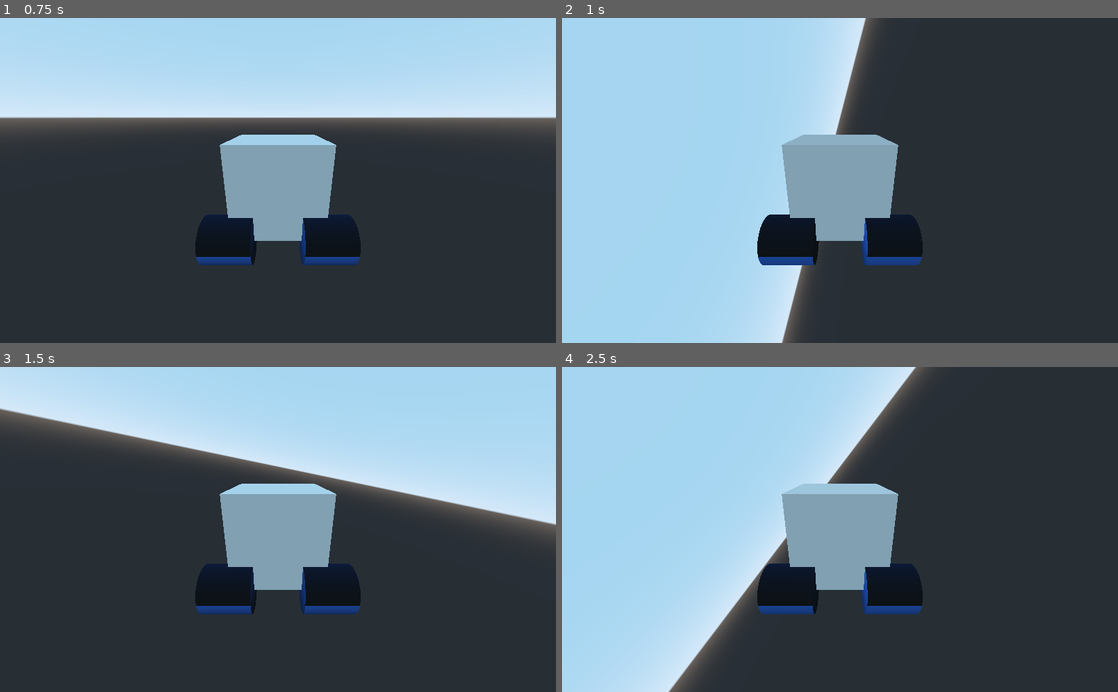
Above: before the commit, frames 1-4 (two rows, left to right).
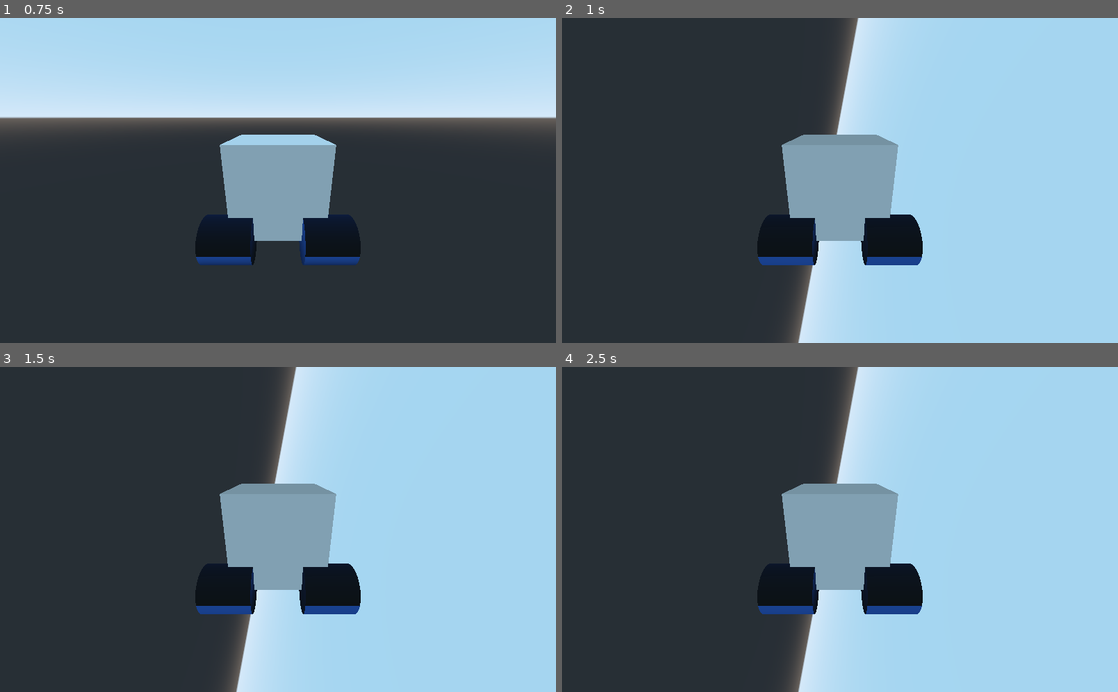
Above: after the commit, the same moments.

Repository: Lurkki14/TorpedoAlliance
Game: Godot game, scene res://Car.tscn
Same seed, same stepped clock (60 frames per second), same inputs: the game is played once before the commit and once after it. The project has no main scene, so this scene is started directly.
Inputs (mouse positions are in pixels of both pictures, inside the frame that each line leads up to):
- Up to frame 1 (0.75 s): tap Enter at 0.5 s; move the mouse to (400, 164) at 0.52 s; hold E (car_roll_right) from 0.53 s (still down)
- Up to frame 2 (1 s): keep holding E (car_roll_right); right-click (962, 164) at 0.77 s
- Up to frame 3 (1.5 s): move the mouse to (166, 545) at 1.27 s; release E (car_roll_right) at 1.28 s; hold Q (car_roll_left) from 1.28 s (still down)
- Up to frame 4 (2.5 s): right-click (728, 545) at 1.52 s; move the mouse to (895, 458) at 2.02 s; release Q (car_roll_left) at 2.03 s; hold E (car_roll_right) from 2.03 s (still down)

Frame 1 is identical in both runs. In frame 2, 92% of the frame differs, in the area x 0-100%, y 0-100%; in frame 3, 46%; in frame 4, 87%.

Commit message:
add downforce to car

Diff:
--- a/VehicleBody.gd
+++ b/VehicleBody.gd
@@ -15,6 +15,8 @@
 var steer_target = 0
 
 var pitch_force = 400
+var refspeed = 10
+var max_downforce = 50
 
 var count = 0
 
@@ -24,6 +26,14 @@
 	for node in get_children():
 		if node is VehicleWheel:
 			wheels.append(node)
+
+func sig(x : float) -> float:
+	return (2 / (1 + exp(-x))) - 1
+
+func downforce(velocity : Vector3, basis : Vector3) -> Vector3:
+	var downforce_prc = sig(velocity.length() / refspeed)
+	var downforce_mult = -max_downforce * downforce_prc
+	return basis * downforce_mult
 
 func countertorque() -> Vector3:
 	# FIXME reported angular velocity seems to reach infinity in some cases
@@ -36,10 +46,12 @@
 	var ang_vel = sqrt(ang_vel_sqr)
 	if ang_vel < 0.1:
 		return Vector3(0, 0, 0)
-	var ct_magnitude =  (-pitch_force / 2e4) * ang_vel_sqr
+	var ct_magnitude =  (-pitch_force / 64) * ang_vel_sqr
+	#var ct_magnitude = 100 * ang_vel_sqr
 	var ct = Vector3(ct_magnitude*vel_vec.x/ang_vel, ct_magnitude*vel_vec.y/ang_vel, ct_magnitude*vel_vec.z/ang_vel)
 	return ct
 
+# Used for pitch, yaw and roll torque
 func torque(basis : Vector3, force : int) -> Vector3:
 	var fx = basis.x * force
 	var fy = basis.y * force
@@ -54,6 +66,11 @@
 
 func _physics_process(delta):
 	print(car_jump)
+
+	if get_contact():
+		apply_central_impulse(downforce(get_linear_velocity(), get_global_transform().basis.y))
+		print("downforce: ", downforce(get_linear_velocity(), get_global_transform().basis.y))
+
 	var fwd_mps = transform.basis.xform_inv(linear_velocity).x
 
 	if Input.is_action_just_pressed("car_jump") and car_jump > 0:
@@ -71,7 +88,6 @@
 
 	var ct = countertorque()
 	apply_torque_impulse(ct)
-	#print(delta)
 
 	if Input.is_action_pressed("car_pitch_up") and car_jump < JUMP_LIMIT:
 		apply_torque_impulse(-torque(get_global_transform().basis.x, pitch_force))
--- a/menus/MainMenu.tscn
+++ b/menus/MainMenu.tscn
@@ -1,6 +1,6 @@
 [gd_scene load_steps=2 format=2]
 
-[ext_resource path="res://MainMenu.gd" type="Script" id=1]
+[ext_resource path="res://menus/MainMenu.gd" type="Script" id=1]
 
 [node name="Control" type="Control"]
 anchor_right = 1.0
